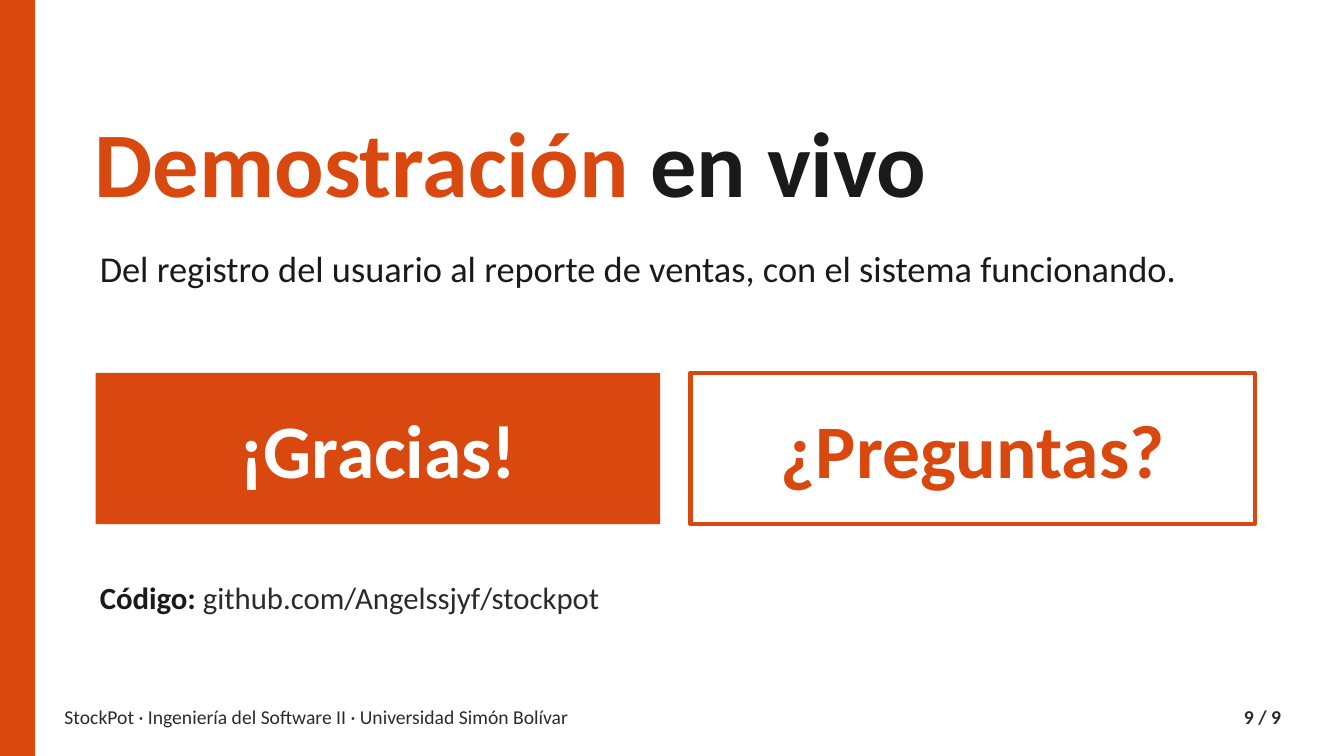
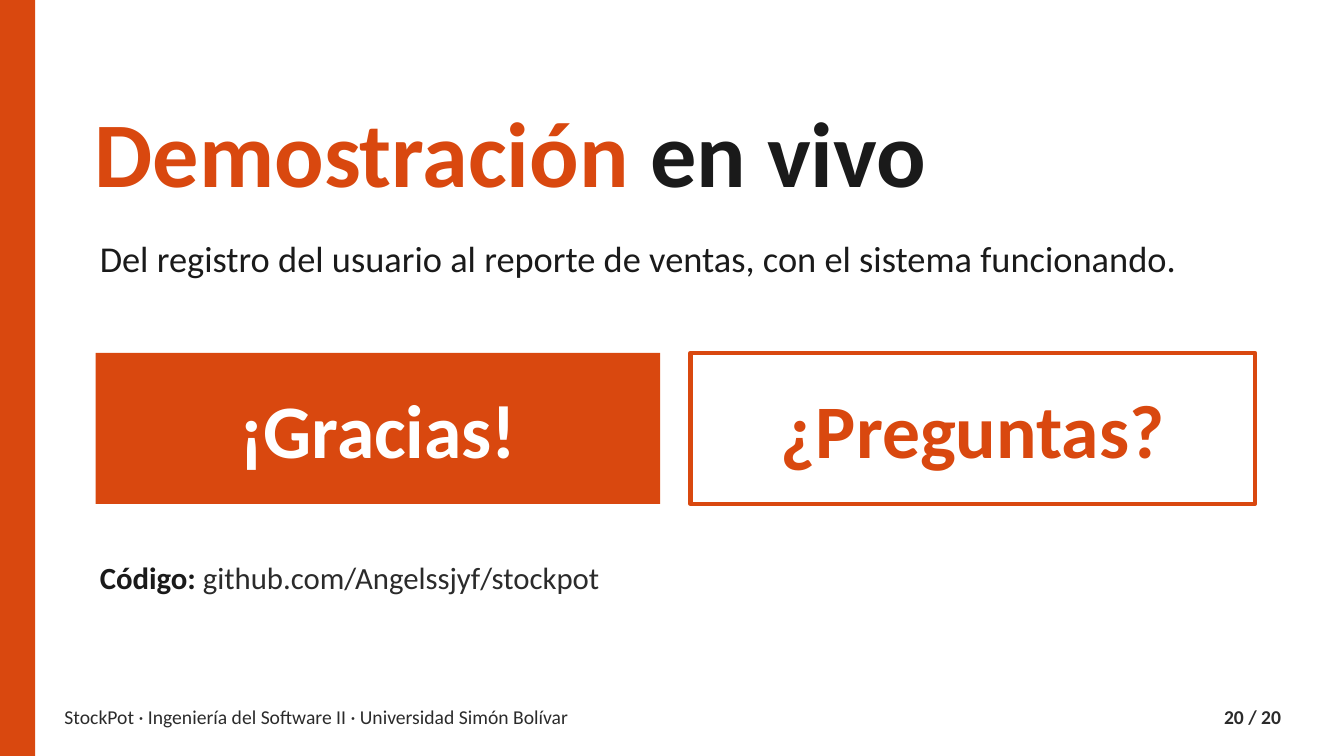
Before and after one commit to Angelssjyf/stockpot, a slide deck: slide 20 of docs/entrega-2do-corte/05_Demostracion/StockPot_Sustentacion_70.pptx (slide 9 before the commit). Drawn at 1344x756 pixels with LibreOffice and Linux fonts; fonts in the diff are those of the drawing. Boxes give left, top, right and bottom in pixels: in the first picture for what was removed or moved away, otherwise in the second. Text is boxed around its words. In the diff, an @@ line names an element or a change of style, - is before the commit and + after.

```diff
--- a/docs/entrega-2do-corte/05_Demostracion/StockPot_Sustentacion_70.pptx
+++ b/docs/entrega-2do-corte/05_Demostracion/StockPot_Sustentacion_70.pptx
@@ text "Demostración en vivo": place and size @@
-text "Demostración en vivo" at <box>95,132,926,198</box>
+text "Demostración en vivo" at <box>95,122,926,188</box>
@@ text "Del registro del usuario al ...": place and size @@
-text "Del registro del usuario al ..." at <box>100,256,1175,289</box>
+text "Del registro del usuario al ..." at <box>100,246,1175,279</box>
@@ 3 texts, 2 rectangles: place and size @@
-3 texts, 2 rectangles at <box>96,373,1255,615</box>
+3 texts, 2 rectangles at <box>96,353,1255,595</box>
@@ text at <box>1224,711,1281,724</box>: text changed @@
-9 / 9
+20 / 20
```
Also in this commit, not shown: 7 other slides changed, 12 slides added, 1 slide removed, 3 other files.
